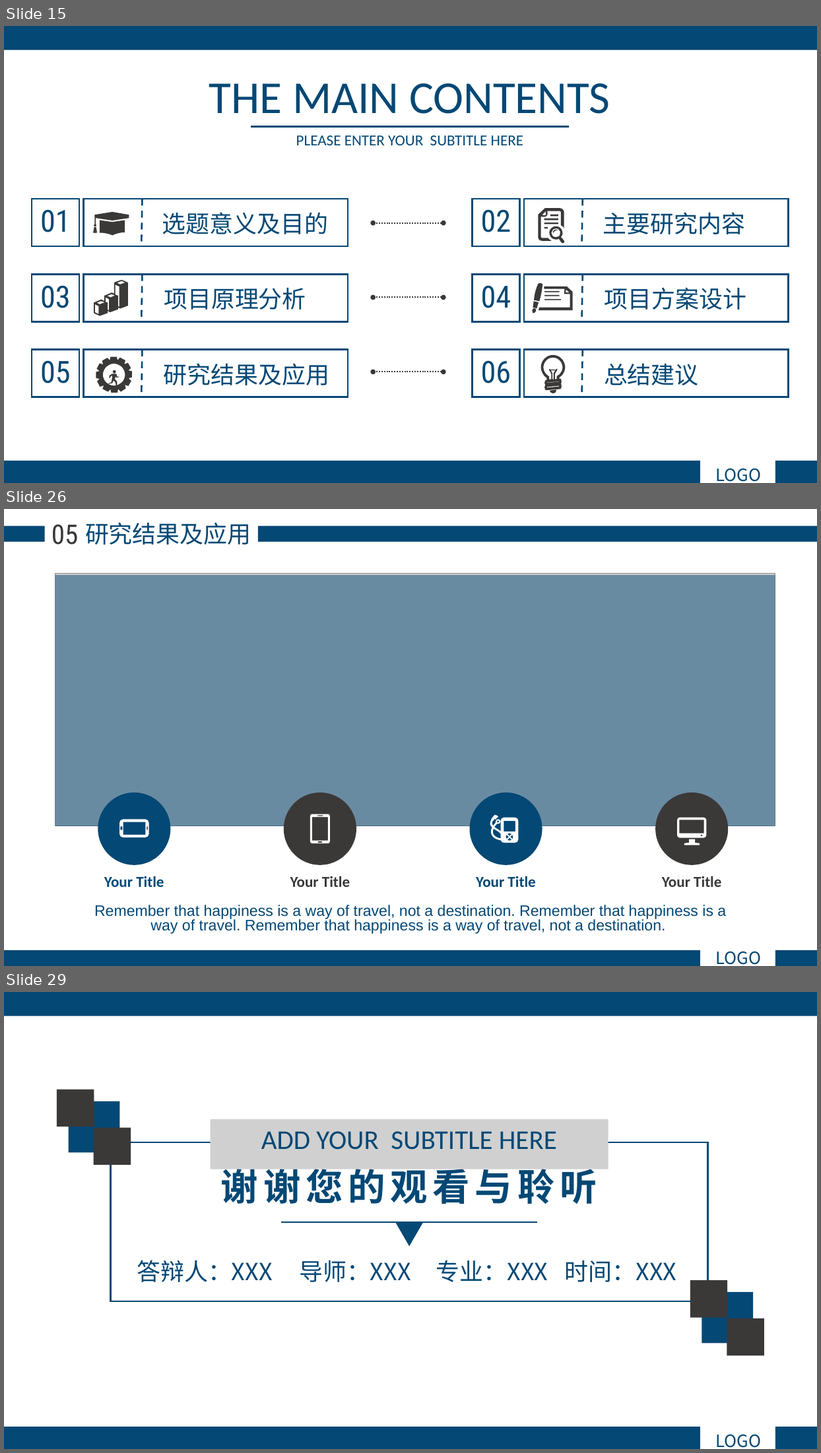
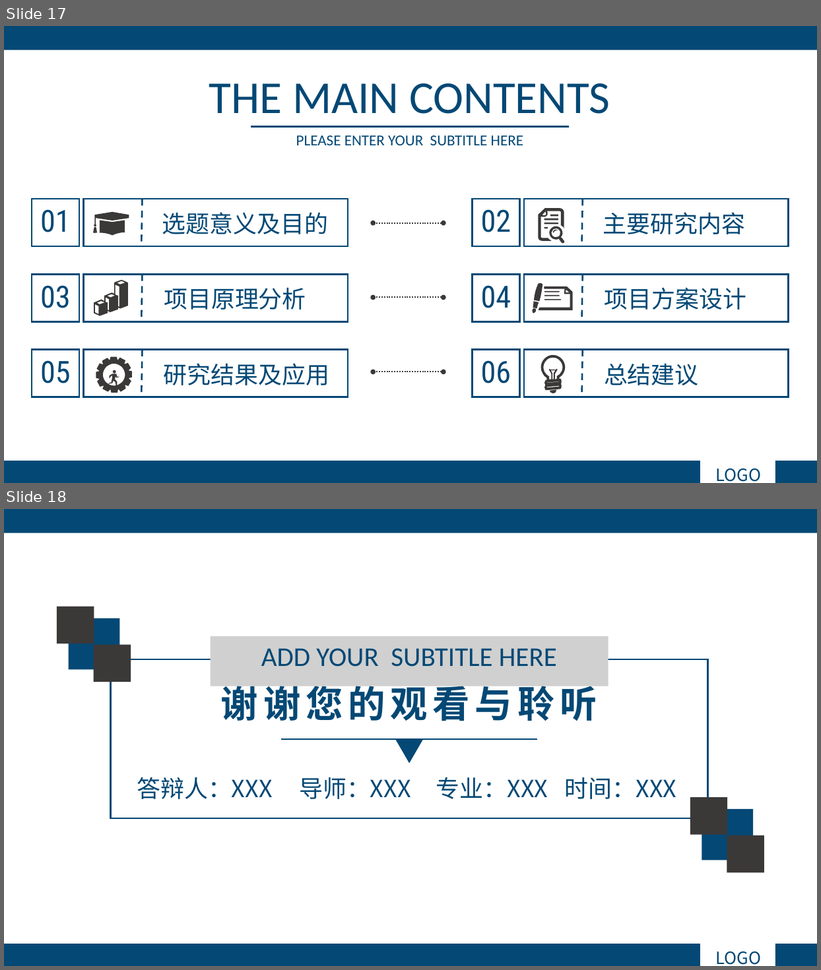
Before and after one commit to phuan-s/remote-repo, a slide deck: 研一上论文分享.pptx. Shown one above the other, each under a label of ours: slides 15, 26 and 29 before the commit, slides 17 and 18 after it; the slides between them are not shown. The pictures are 821x1453 and 821x970 pixels, drawn with LibreOffice and Linux fonts; fonts in the diff are those of the drawing; grey boxes stand for pictures. Boxes give left, top, right and bottom in pixels: in the first picture for what was removed or moved away, otherwise in the second. Text is boxed around its words. In the diff, an @@ line names an element or a change of style, - is before the commit and + after.

```diff
--- a/研一上论文分享.pptx
+++ b/研一上论文分享.pptx
@@ slide 26 removed at (4,509,817,966), background #FFFFFF @@
@@ rectangle removed at (4,526,45,542) @@
@@ text removed at (52,524,78,545) @@
-05
@@ text removed at (85,522,251,545) @@
-研究结果及应用
@@ rectangle removed at (258,526,817,542) @@
@@ picture removed at (55,574,776,827) @@
@@ rectangle removed at (55,576,776,827) @@
@@ ellipse removed at (98,793,170,865) @@
@@ ellipse removed at (284,793,356,865) @@
@@ ellipse removed at (470,793,543,865) @@
@@ ellipse removed at (655,793,728,865) @@
@@ freeform shape removed at (120,819,149,838) @@
@@ freeform shape removed at (310,815,330,844) @@
@@ freeform shape removed at (490,815,519,843) @@
@@ freeform shape removed at (677,818,707,845) @@
@@ text removed at (104,876,164,887) @@
-Your Title
@@ text removed at (290,876,350,887) @@
-Your Title
@@ text removed at (476,876,535,887) @@
-Your Title
@@ text removed at (662,876,721,887) @@
-Your Title
@@ text removed at (94,905,726,934) @@
-Remember that happiness is a way of travel, not a destination. Remember that happiness is a way of travel. Remember that happiness is a way of travel, not a destination.
@@ rectangle removed at (4,951,700,966) @@
@@ text removed at (715,952,761,965) @@
-LOGO
@@ rectangle removed at (776,951,817,966) @@
@@ what was slide 15 is now slide 17 @@
@@ what was slide 29 is now slide 18 @@
```
Also in this commit, not shown: 2 slides changed, 1 slide added, 11 other slides removed.
